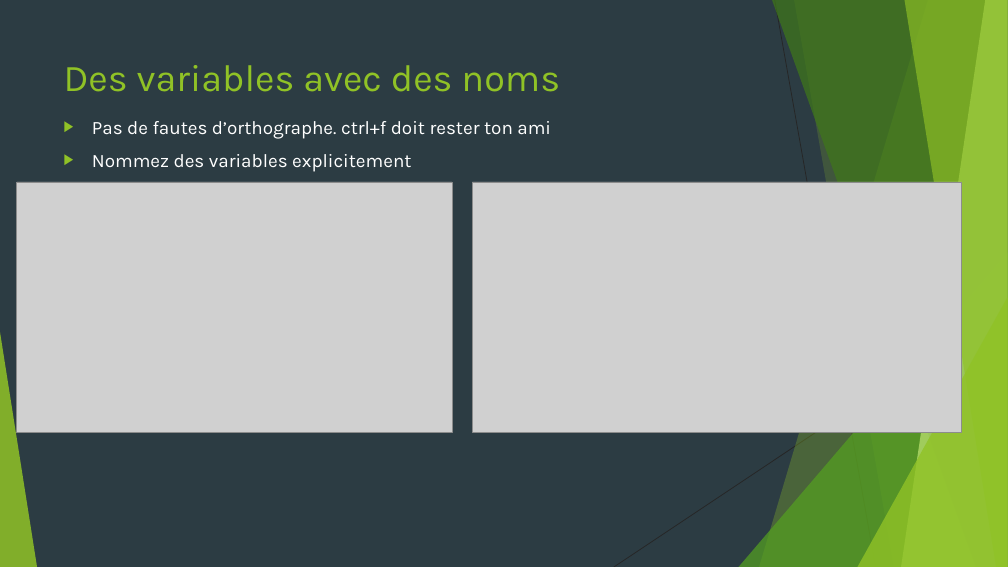
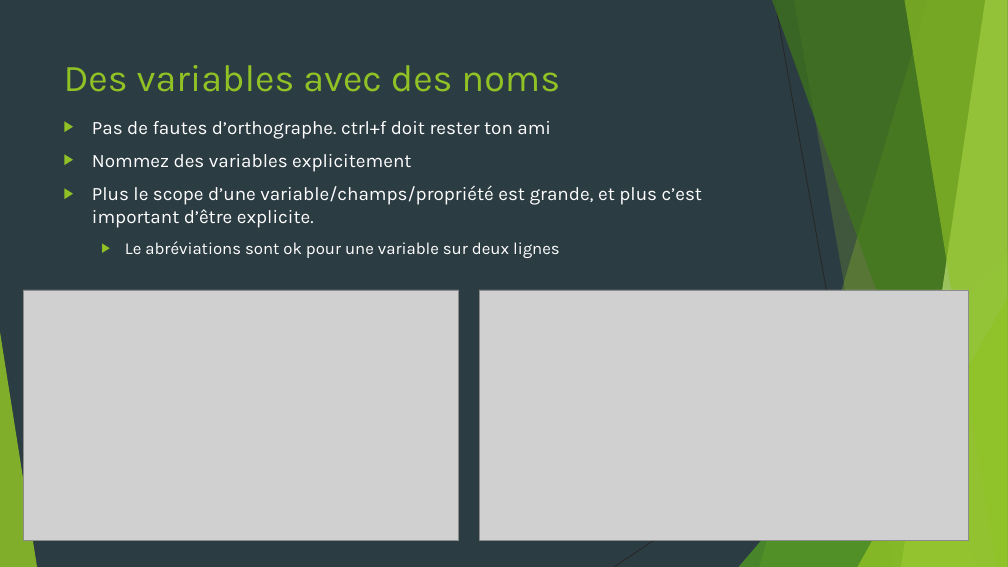
Before and after one commit to worming004/SimpleIsNotEasy, a slide deck: slide 18 of PPT/Easy != Simple.pptx. Drawn at 1008x567 pixels with LibreOffice and Linux fonts; fonts in the diff are those of the drawing; grey boxes stand for pictures. Boxes give left, top, right and bottom in pixels: in the first picture for what was removed or moved away, otherwise in the second. Text is boxed around its words. In the diff, an @@ line names an element or a change of style, - is before the commit and + after.

```diff
--- a/PPT/Easy != Simple.pptx
+++ b/PPT/Easy != Simple.pptx
@@ text at (92, 185, 702, 258): paragraphs added @@
+▶ Plus le scope d’une variable/champs/propriété est grande, et plus c’est important d’être explicite.
+  ▶ Le abréviations sont ok pour une variable sur deux lignes
@@ picture: place and size @@
-picture at (17, 182, 451, 433)
+picture at (23, 290, 458, 541)
@@ picture: place and size @@
-picture at (473, 182, 962, 433)
+picture at (479, 290, 969, 541)
```
Also in this commit, not shown: 6 other slides changed, 1 slide removed.
